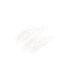
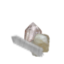
Layer changes from the first 64×64 image to the second:
added layer "Main" above "crustal2" over (x1=10, y1=21, x2=51, y2=58)
renamed "Inside" to "crystal1", hid it, painted on it over (x1=12, y1=24, x2=55, y2=58)
